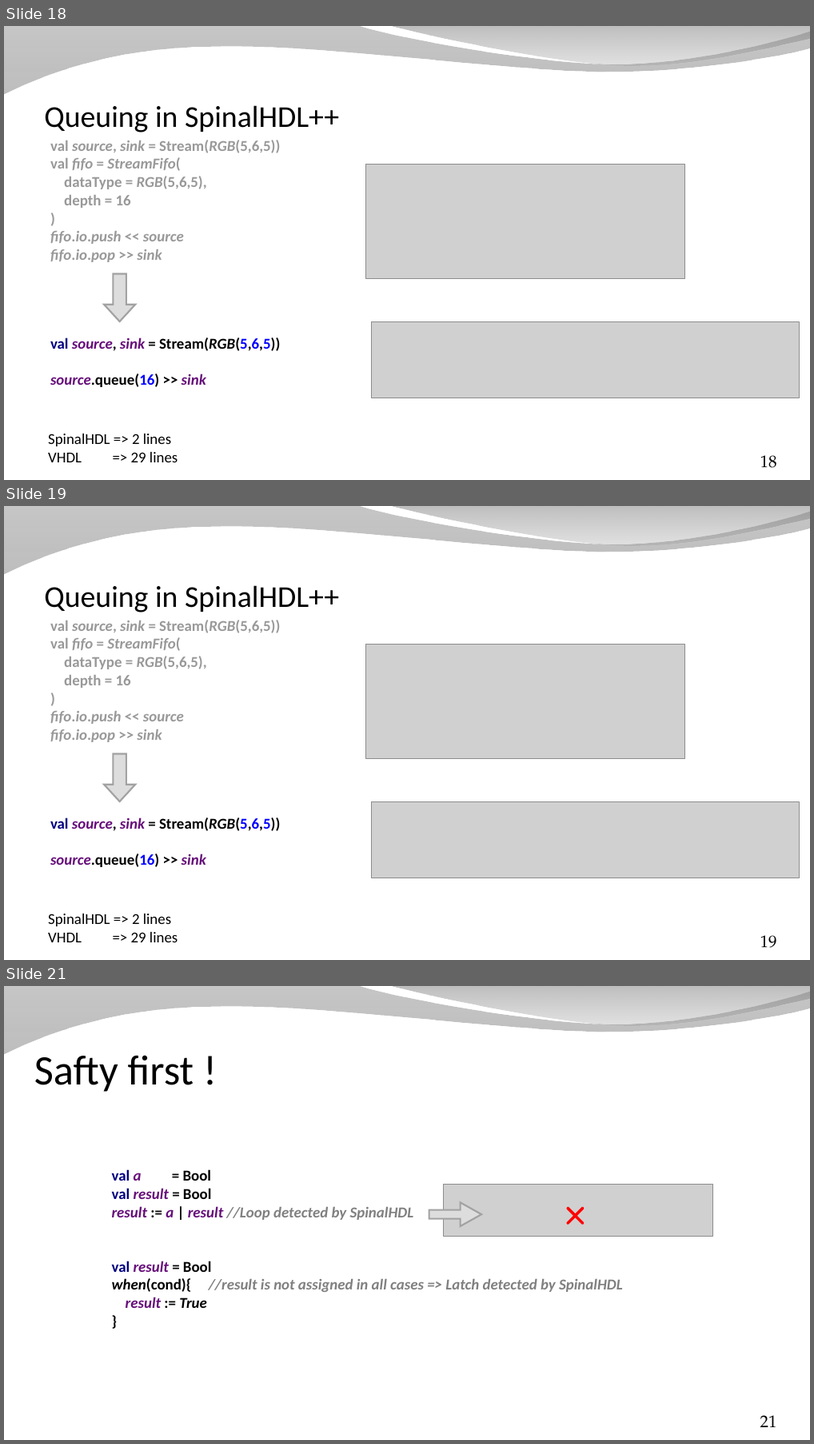
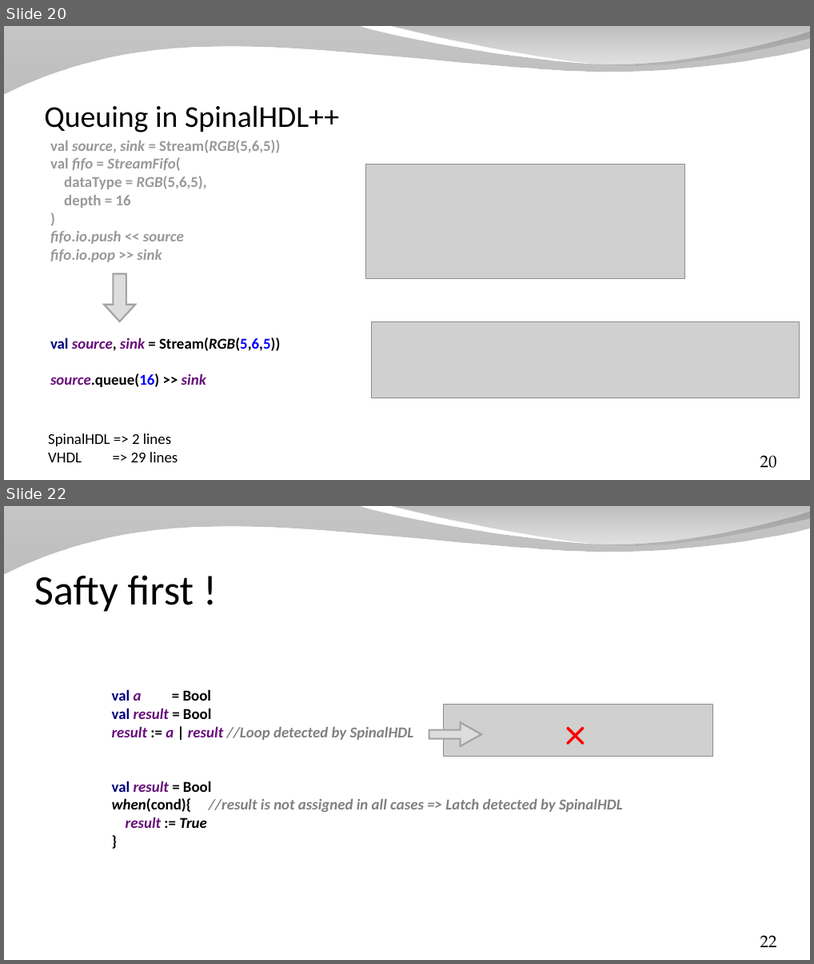
Before and after one commit to SpinalHDL/SpinalDoc, a slide deck: presentation/en/presentation_move_forward.odp. Shown one above the other, each under a label of ours: slides 18, 19 and 21 before the commit, slides 20 and 22 after it; the slides between them are not shown. The pictures are 814x1444 and 814x964 pixels, drawn with LibreOffice and Linux fonts; fonts in the diff are those of the drawing; grey boxes stand for pictures; background and template pictures are left out. Boxes give left, top, right and bottom in pixels: in the first picture for what was removed or moved away, otherwise in the second. Text is boxed around its words. In the diff, an @@ line names an element or a change of style, - is before the commit and + after.

```diff
--- a/presentation/en/presentation_move_forward.odp
+++ b/presentation/en/presentation_move_forward.odp
@@ slide 19 removed at box(4, 506, 810, 960), background picture (left out); not listed: 2 template elements that a slide beside it also shows @@
@@ title removed at box(44, 585, 339, 612) @@
-Queuing in SpinalHDL++
@@ text removed at box(50, 620, 280, 742) @@
-val source, sink = Stream(RGB(5,6,5))
-val fifo = StreamFifo(
-dataType = RGB(5,6,5),
-depth = 16
-)
-fifo.io.push << source
-fifo.io.pop >> sink
@@ picture removed at box(366, 644, 685, 758) @@
@@ right arrow removed at box(104, 753, 135, 801) @@
@@ text removed at box(50, 817, 280, 867) @@
-val source, sink = Stream(RGB(5,6,5))
-source.queue(16) >> sink
@@ picture removed at box(371, 801, 799, 877) @@
@@ text removed at box(48, 913, 178, 942) @@
-SpinalHDL => 2 lines
-VHDL => 29 lines
@@ page number removed at box(761, 935, 778, 948) @@
-19
@@ what was slide 18 is now slide 20 @@
@@ page number at box(761, 455, 778, 468): text changed @@
-18
+20
@@ what was slide 21 is now slide 22 @@
@@ page number at box(761, 935, 778, 947): text changed @@
-21
+22
```
Also in this commit, not shown: 10 slides changed, 2 slides added, 54 other slides removed, 9 other files.
